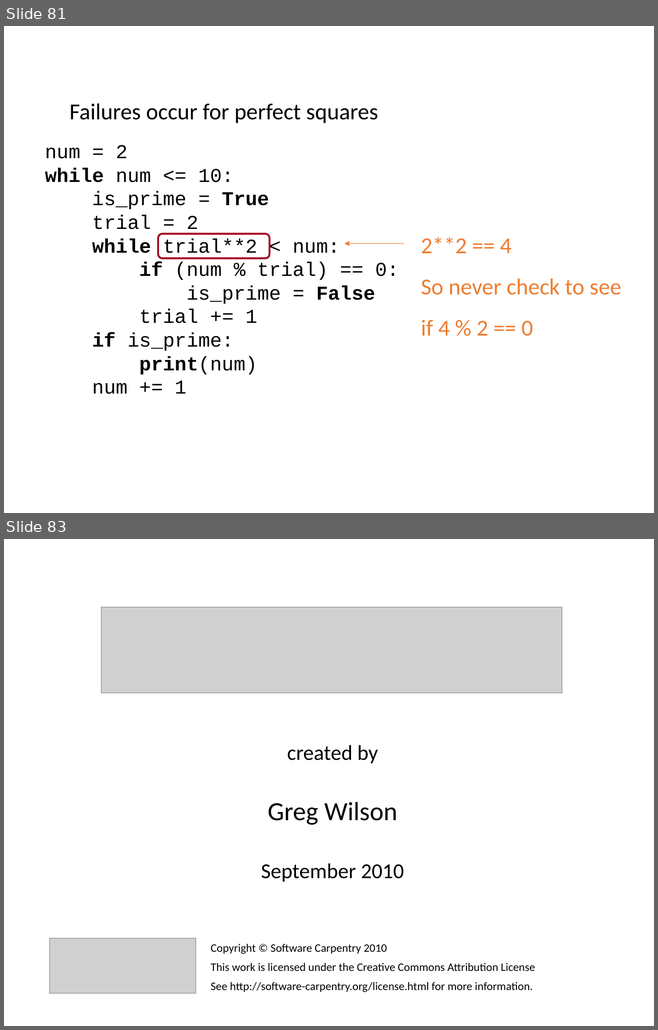
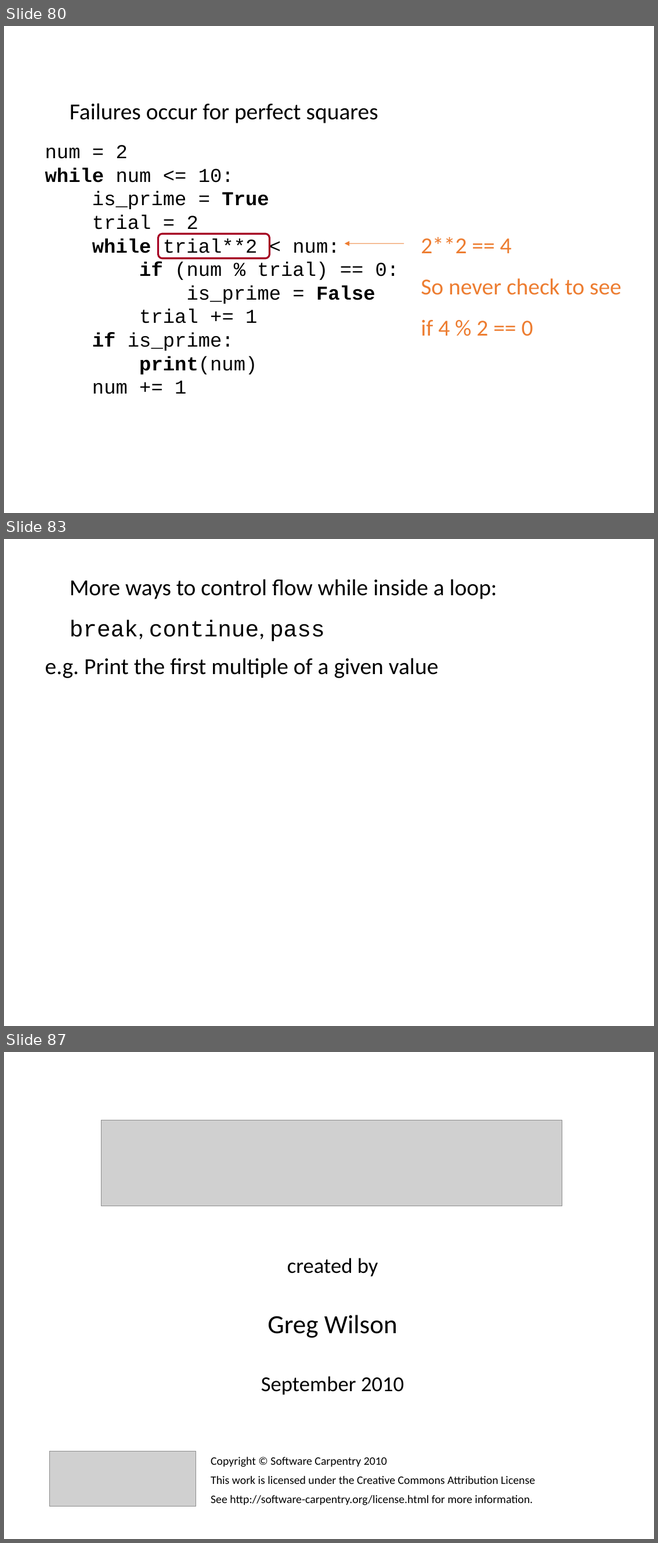
Before and after one commit to ncasuk/ncas-isc, a slide deck: python/presentations/learning_python/05_flow.pptx. Shown one above the other, each under a label of ours: slides 81 and 83 before the commit, slides 80, 83 and 87 after it; the slides between them are not shown. The pictures are 658x1030 and 658x1543 pixels, drawn with LibreOffice and Linux fonts; fonts in the diff are those of the drawing; grey boxes stand for pictures; background and template pictures are left out. Boxes give left, top, right and bottom in pixels: in the first picture for what was removed or moved away, otherwise in the second. Text is boxed around its words. In the diff, an @@ line names an element or a change of style, - is before the commit and + after.

Commit message:
Added mention of pass, continue and break in learning_python flow presentations as well as mentioning that IDEs support auto 4 space indentation

```diff
--- a/python/presentations/learning_python/05_flow.pptx
+++ b/python/presentations/learning_python/05_flow.pptx
@@ slide 83 added at <box>4,539,654,1026</box>, background picture (left out) @@
@@ text added at <box>70,579,497,642</box>, 28 pt, text #000000 @@
+More ways to control flow while inside a loop:
+break, continue, pass
@@ text added at <box>45,658,438,678</box>, 28 pt, text #000000 @@
+e.g. Print the first multiple of a given value
@@ what was slide 81 is now slide 80 @@
@@ what was slide 83 is now slide 87 @@
```
Also in this commit, not shown: 1 slide changed, 7 other slides added, 4 slides removed, 1 other file.
